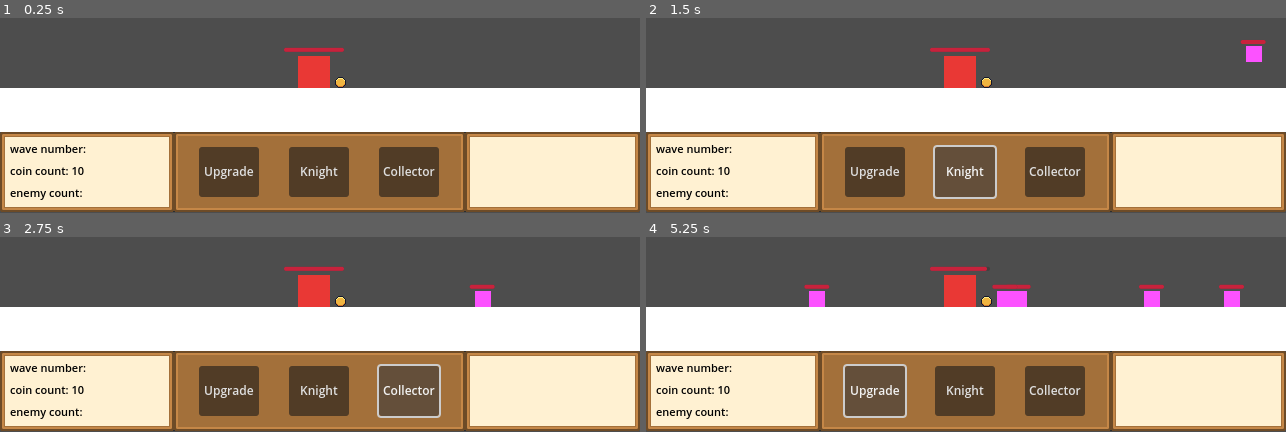
Above: before the commit, frames 1-4 (two rows, left to right).
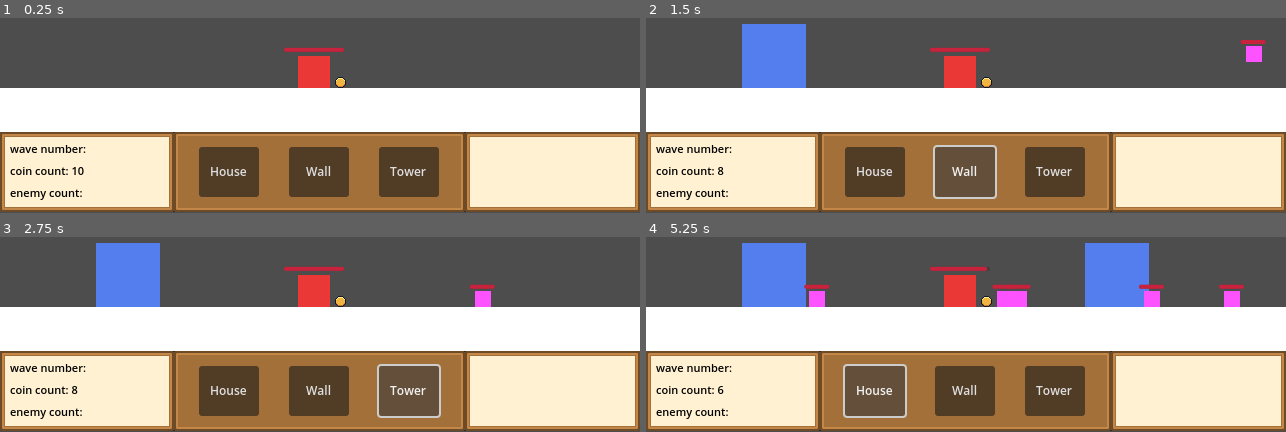
Above: after the commit, the same moments.

Repository: Caneris/Foxhold
Game: Godot game, scene res://scenes/main.tscn
Two runs of this game, one before a commit and one after it. Both use one fixed random seed, a clock stepped at 60 frames per second and the inputs below.
Inputs (mouse positions are in pixels of both pictures, inside the frame that each line leads up to):
- Up to frame 1 (0.25 s): no input
- Up to frame 2 (1.5 s): click (876, 172) at 0.5 s, where only the run after the commit has a clickable "House"; click (966, 172) at 1.25 s, where only the run after the commit has a clickable "Wall"
- Up to frame 3 (2.75 s): click (409, 391) at 2 s, where only the run after the commit has a clickable "Tower"
- Up to frame 4 (5.25 s): click (876, 391) at 2.75 s, where only the run before the commit has a clickable "Upgrade"; click (966, 391) at 3.5 s, where only the run before the commit has a clickable "Knight"; click (1055, 391) at 4.25 s, where only the run before the commit has a clickable "Collector"; click (876, 391) at 5 s, where only the run before the commit has a clickable "Upgrade"

The runs differ from the first frame. In frame 1, 0.7% of the frame differs, in the area x 32-68%, y 75-83%; in frame 2, 4.0%; in frame 3, 4.0%; in frame 4, 7.2%, in the area x 11-79%, y 3-83%.

Commit message:
connecting new buttons

Diff:
--- a/scenes/ui.tscn
+++ b/scenes/ui.tscn
@@ -88,7 +88,6 @@
 patch_margin_bottom = 4
 
 [node name="HeartActionSection" type="HBoxContainer" parent="BottomPanel/HBoxContainer/ActionSectionBackground"]
-visible = false
 texture_filter = 1
 layout_mode = 1
 anchors_preset = 15
@@ -125,6 +124,7 @@
 text = "Tower"
 
 [node name="HouseActionSection" type="HBoxContainer" parent="BottomPanel/HBoxContainer/ActionSectionBackground"]
+visible = false
 texture_filter = 1
 layout_mode = 1
 anchors_preset = 15
@@ -159,7 +159,7 @@
 layout_mode = 2
 size_flags_horizontal = 0
 size_flags_vertical = 4
-text = "Collector
+text = "Runner
 "
 
 [node name="PauseSectionBackground" type="NinePatchRect" parent="BottomPanel/HBoxContainer"]
--- a/scripts/heart.gd
+++ b/scripts/heart.gd
@@ -10,6 +10,12 @@
 @onready var sprite_2d: Sprite2D = $Sprite2D
 
 #var mouse_over_heart : bool = false
+
+# buttons from ui panel
+@onready var build_house_button: Button = get_tree().current_scene.get_node("UI_Layer/UI/BottomPanel/HBoxContainer/ActionSectionBackground/HeartActionSection/BuildHouseButton")
+@onready var build_tower_button: Button = get_tree().current_scene.get_node("UI_Layer/UI/BottomPanel/HBoxContainer/ActionSectionBackground/HeartActionSection/BuildTowerButton")
+@onready var build_wall_button: Button = get_tree().current_scene.get_node("UI_Layer/UI/BottomPanel/HBoxContainer/ActionSectionBackground/HeartActionSection/BuildWallButton")
+
 
 var menu_item_ids = {
 	"House": 0,
@@ -38,6 +44,10 @@
 	#menu.mouse_exited.connect(_on_menu_mouse_exited)
 
 	menu.id_pressed.connect(_on_menu_item_selected)
+
+	build_house_button.pressed.connect(func(): _create_item(menu_item_costs[0], "House"))
+	build_tower_button.pressed.connect(func(): _create_item(menu_item_costs[1], "Tower"))
+	build_wall_button.pressed.connect(func(): _create_item(menu_item_costs[2], "Wall"))
 
 func _on_heart_input_event(viewport: Viewport, event: InputEvent, shape_idx: int) -> void:
 	if event is InputEventMouseButton and event.button_index == MOUSE_BUTTON_RIGHT and event.is_pressed():
--- a/scripts/ui.gd
+++ b/scripts/ui.gd
@@ -1,6 +1,22 @@
 extends Control
 
 @onready var break_timer_circle: TextureProgressBar = $BreakTimerCircle
+
+# var focused_structure_type : String = "Heart" # Default focused structure type
+
+# # Heart Menu Buttons
+# @onready var build_house_button: Button = $BottomPanel/HBoxContainer/ActionSectionBackground/HeartActionSection/BuildHouseButton
+# @onready var build_tower_button: Button = $BottomPanel/HBoxContainer/ActionSectionBackground/HeartActionSection/BuildTowerButton
+# @onready var build_wall_button: Button = $BottomPanel/HBoxContainer/ActionSectionBackground/HeartActionSection/BuildWallButton
+
+
+# func _ready() -> void:
+
+# 	# Connect button signals
+# 	build_house_button.pressed.connect(_on_build_house_button_pressed)
+# 	build_tower_button.pressed.connect(_on_build_tower_button_pressed)
+# 	build_wall_button.pressed.connect(_on_build_wall_button_pressed)
+
 
 func _on_countdown_started(duration : float) -> void:
 	break_timer_circle.max_value = duration
@@ -10,3 +26,12 @@
 func _on_countdown_updated(time_remaining : float) -> void:
 	#print("UI received: ", time_remaining)
 	break_timer_circle.value = time_remaining
+
+# func _on_build_house_button_pressed() -> void:
+# 	print("Build House button pressed")
+
+# func _on_build_tower_button_pressed() -> void:
+# 	print("Build Tower button pressed")
+
+# func _on_build_wall_button_pressed() -> void:
+# 	print("Build Wall button pressed")
